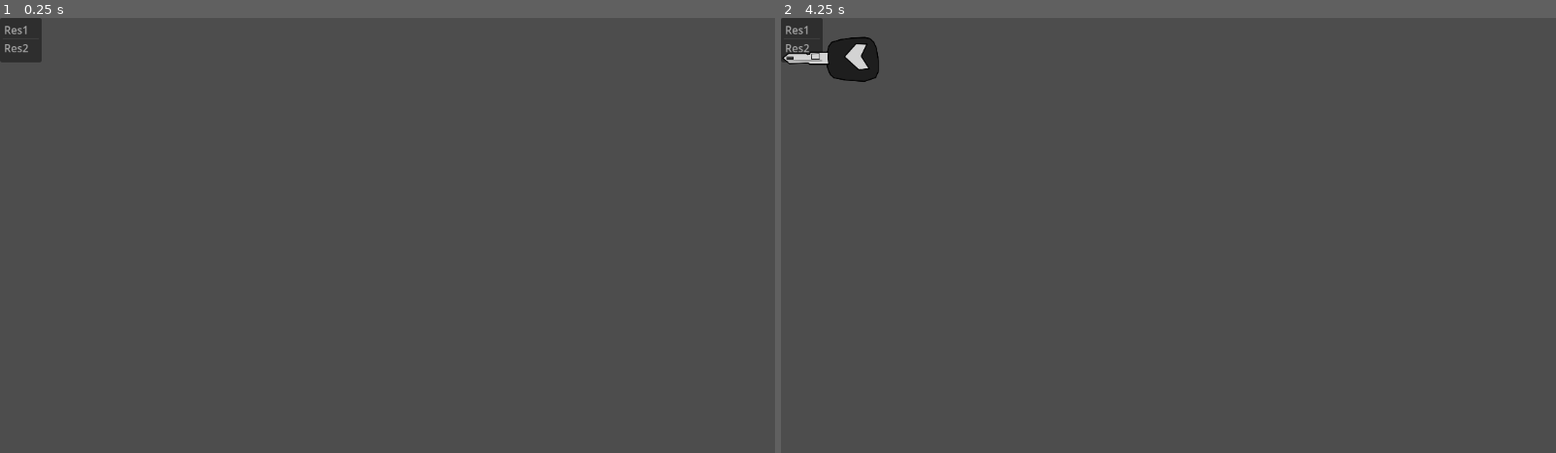
Above: before the commit, frames 1-2 (left to right).
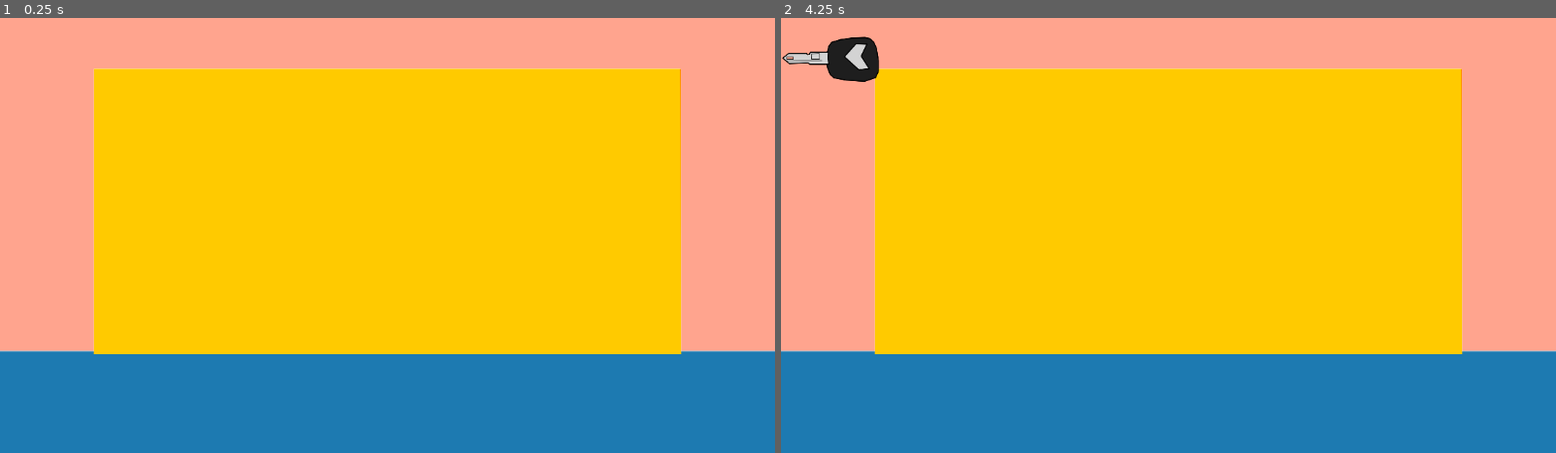
Above: after the commit, the same moments.

Repository: Sammouille/nodja
Game: Godot game, scene res://scripts_et_scenes/Inventaire/inventaire.tscn
Two runs of this game, one before a commit and one after it. Both use one fixed random seed, a clock stepped at 60 frames per second and the inputs below. The project has no main scene, so this scene is started directly.
Inputs (mouse positions are in pixels of both pictures, inside the frame that each line leads up to):
- Up to frame 1 (0.25 s): no input
- Up to frame 2 (4.25 s): tap Enter at 0.5, 2, 3.5 s; move the mouse to (1339, 213) at 0.52 s; hold D (droite) 0.53-1.25 s; click (1339, 213) at 0.6 s; tap Space (saut) at 0.77, 1.25, 2.75, 3.77 s; drag from (1013, 257) to (1129, 322) at 1.27 s; move the mouse to (1246, 139) at 2.02 s; hold A (gauche) 2.03-2.75 s; click (1246, 139) at 2.1 s; drag from (1129, 322) to (936, 170) at 2.77 s; move the mouse to (1401, 300) at 3.52 s; hold D (droite) from 3.53 s (still down); click (1401, 300) at 3.6 s; tap F1 (debug_1) at 4.15 s

The runs differ from the first frame. In frame 1, 100% of the frame differs, in the area x 0-100%, y 0-100%; in frame 2, 99%.

Commit message:
dans inventaire, fonction qui permettent de situer où est l'objet

Diff:
--- a/scripts_et_scenes/Inventaire/espace_inventaire.gd
+++ b/scripts_et_scenes/Inventaire/espace_inventaire.gd
@@ -3,6 +3,7 @@
 
 @onready var element_test = preload("res://scripts_et_scenes/Inventaire/element_test.tscn")
 
+@export var tab_inventary_zone : Array[ColorRect]
 
 @onready var tab_elements = []
 
@@ -12,9 +13,43 @@
 		add_object(element_test)
 
 
-func add_object(object):
+func add_object(object) -> void:
 	#print("en train ajouter element")
 	var tmp = object.instantiate()
 	self.add_child(tmp)
 	tab_elements.append(object)
 	#print("fini ajouter " + tmp.name)
+
+
+func is_in_inventary(object) -> bool:
+	var tmp_pos = object.global_position
+	for i in tab_inventary_zone:
+		if ( tmp_pos.x >= i.global_position.x and tmp_pos.x <= (i.global_position.x + i.size.x) ) and ( tmp_pos.y >= i.global_position.y and tmp_pos.y <= (i.global_position.y + i.size.y) ):
+			return true
+	return false
+
+
+func is_out_left_inventary(object) -> bool:
+	if object.global_position.x < 0:
+		return true
+	return false
+
+
+func is_out_right_inventary(object) -> bool:
+	if object.global_position.x > (tab_inventary_zone[1].global_position.x + tab_inventary_zone[1].size.x):
+		return true
+	return false
+
+
+func is_out_up_inventary(object) -> bool:
+	if object.global_position.y < 0:
+		return true
+	return false
+
+
+func is_out_down_inventary(object) -> bool:
+	var tmp_pos = object.global_position
+	for i in tab_inventary_zone:
+		if ( tmp_pos.x >= i.global_position.x and tmp_pos.x <= (i.global_position.x + i.size.x) ) and ( tmp_pos.y > (i.global_position.y + i.size.y) ):
+			return true
+	return false
--- a/scripts_et_scenes/Inventaire/inventaire.tscn
+++ b/scripts_et_scenes/Inventaire/inventaire.tscn
@@ -1,10 +1,11 @@
 [gd_scene format=3 uid="uid://jfm8js7ln7jw"]
 
 [ext_resource type="Script" uid="uid://brkn1060453di" path="res://scripts_et_scenes/Inventaire/espace_inventaire.gd" id="1_gbipl"]
+[ext_resource type="Texture2D" uid="uid://da58lkdv2smxj" path="res://assets/Inventaire/Interface.png" id="2_sqqrr"]
 
 [node name="Inventaire" type="CanvasLayer" unique_id=1765279565]
 
-[node name="EspaceInventaire" type="Control" parent="." unique_id=1739719327]
+[node name="EspaceInventaire" type="Control" parent="." unique_id=1739719327 node_paths=PackedStringArray("tab_inventary_zone")]
 layout_mode = 3
 anchors_preset = 15
 anchor_right = 1.0
@@ -12,3 +13,34 @@
 grow_horizontal = 2
 grow_vertical = 2
 script = ExtResource("1_gbipl")
+tab_inventary_zone = [NodePath("Zone1"), NodePath("Zone2"), NodePath("Zone3")]
+
+[node name="Fond" type="TextureRect" parent="EspaceInventaire" unique_id=1663518322]
+layout_mode = 1
+anchors_preset = 15
+anchor_right = 1.0
+anchor_bottom = 1.0
+grow_horizontal = 2
+grow_vertical = 2
+texture = ExtResource("2_sqqrr")
+expand_mode = 2
+
+[node name="Zone1" type="ColorRect" parent="EspaceInventaire" unique_id=928065859]
+layout_mode = 0
+offset_right = 140.0
+offset_bottom = 497.0
+color = Color(1, 1, 1, 0.5568628)
+
+[node name="Zone2" type="ColorRect" parent="EspaceInventaire" unique_id=1531072609]
+layout_mode = 0
+offset_left = 1012.0
+offset_right = 1152.0
+offset_bottom = 497.0
+color = Color(1, 1, 1, 0.5568628)
+
+[node name="Zone3" type="ColorRect" parent="EspaceInventaire" unique_id=1410295374]
+layout_mode = 0
+offset_left = 140.0
+offset_right = 1012.0
+offset_bottom = 76.0
+color = Color(1, 1, 1, 0.5568628)
Binary file added: assets/Inventaire/Interface.png
Not shown, added: assets/Inventaire/Interface.png.import
Binary file added: assets/Inventaire/Interfacecarnet.png
Not shown, added: assets/Inventaire/Interfacecarnet.png.import
Binary file added: assets/Inventaire/Interfaceinventaire.png
Not shown, added: assets/Inventaire/Interfaceinventaire.png.import
Binary file added: assets/Inventaire/Interfacevoiture.png
Not shown, added: assets/Inventaire/Interfacevoiture.png.import
